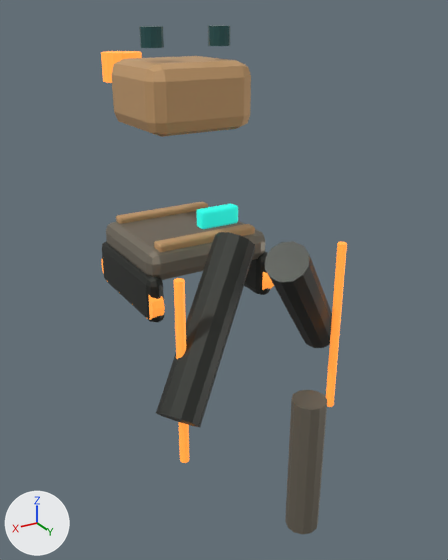
One commit to the Blender file assets/models/source/buildings/factions/drift_tower.blend: the scene before it, then after it.
The view is the same before and after, from a 50 mm lens placed at (1.63, 3.2, 1.61), pointed at (-0.08, 0.34, 0.18). The lights are fixed; the arrows at lower left show +X, +Y and +Z. The older version comes first.

The first picture shows 'Bolt-on edge rail', 'Bolt-on edge rail.001', 'High-pressure cannon', 'Modular pallet deck', 'Remote weapon cassette', 'Replaceable skid rail', 'Replaceable skid rail.001', 'Splayed gun tripod', 'Splayed gun tripod.001', 'TeamColor', 'Tripod tie cable', 'Tripod tie cable.001' and 5 more.
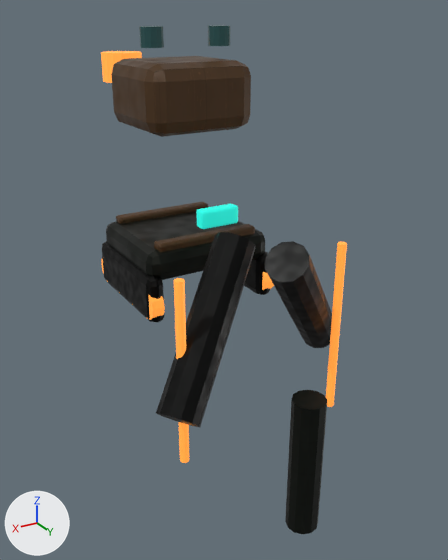
What differs and where, as boxes [x1, y1, x2, y2] in the pictures (448 x 560 px):
'Remote weapon cassette', surface changed (darker): [111, 56, 251, 137] in both
'Splayed gun tripod.001', surface changed (darker): [156, 232, 255, 427] in both
'Modular pallet deck', surface changed (darker): [106, 211, 265, 280] in both
'High-pressure cannon', surface changed (darker): [285, 390, 327, 534] in both
'Splayed gun tripod', surface changed (dark grey to black): [265, 241, 332, 348] in both
'Replaceable skid rail.001', surface changed: [102, 241, 164, 322] in both
'Bolt-on edge rail.001', surface changed (darker): [154, 224, 255, 252] in both
'Bolt-on edge rail', surface changed (darker): [116, 201, 208, 224] in both
'Replaceable skid rail', surface changed: [244, 251, 270, 295] in both

What changed in the scene script:
```text
Add img_factions_drift_armor_light_ceramic_albedo_png:
    img_factions_drift_armor_light_ceramic_albedo_png = load_image('factions_drift_armor_light_ceramic_albedo.png', '../../../textures/industrial/factions/drift/factions_drift_armor_light_ceramic_albedo.png', 512, 512, 'sRGB')
Add img_ceramic_normal_png:
    img_ceramic_normal_png = load_image('ceramic_normal.png', '../../../textures/industrial/ceramic_normal.png', 512, 512, 'Non-Color')
Add img_ceramic_roughness_png:
    img_ceramic_roughness_png = load_image('ceramic_roughness.png', '../../../textures/industrial/ceramic_roughness.png', 512, 512, 'Non-Color')
Add img_steel_normal_png:
    img_steel_normal_png = load_image('steel_normal.png', '../../../textures/industrial/steel_normal.png', 512, 512, 'Non-Color')
Add img_factions_drift_steel_steel_albedo_png:
    img_factions_drift_steel_steel_albedo_png = load_image('factions_drift_steel_steel_albedo.png', '../../../textures/industrial/factions/drift/factions_drift_steel_steel_albedo.png', 512, 512, 'sRGB')
Add img_steel_roughness_png:
    img_steel_roughness_png = load_image('steel_roughness.png', '../../../textures/industrial/steel_roughness.png', 512, 512, 'Non-Color')
Add img_graphite_normal_png:
    img_graphite_normal_png = load_image('graphite_normal.png', '../../../textures/industrial/graphite_normal.png', 512, 512, 'Non-Color')
Add img_factions_drift_dark_graphite_albedo_png:
    img_factions_drift_dark_graphite_albedo_png = load_image('factions_drift_dark_graphite_albedo.png', '../../../textures/industrial/factions/drift/factions_drift_dark_graphite_albedo.png', 512, 512, 'sRGB')
Add img_graphite_roughness_png:
    img_graphite_roughness_png = load_image('graphite_roughness.png', '../../../textures/industrial/graphite_roughness.png', 512, 512, 'Non-Color')
Change mat_drift___dark_004:
    remove # nodes: BsdfPrincipled, OutputMaterial
    remove # colours: dark grey #3c3e3a
    nodes: BsdfPrincipled, NormalMap, OutputMaterial, TexImage x3
    uses the picture img_factions_drift_dark_graphite_albedo_png
    uses the picture img_graphite_normal_png
    uses the picture img_graphite_roughness_png
Change mat_drift___steel_004:
    remove # nodes: BsdfPrincipled, OutputMaterial
    remove # colours: grey #8b8476
    nodes: BsdfPrincipled, NormalMap, OutputMaterial, TexImage x3
    uses the picture img_factions_drift_steel_steel_albedo_png
    uses the picture img_steel_normal_png
    uses the picture img_steel_roughness_png
Change mat_drift___light_004:
    remove # nodes: BsdfPrincipled, OutputMaterial
    remove # colours: brown #cea473
    nodes: BsdfPrincipled, NormalMap, OutputMaterial, TexImage x3
    uses the picture img_ceramic_normal_png
    uses the picture img_ceramic_roughness_png
    uses the picture img_factions_drift_armor_light_ceramic_albedo_png
```
